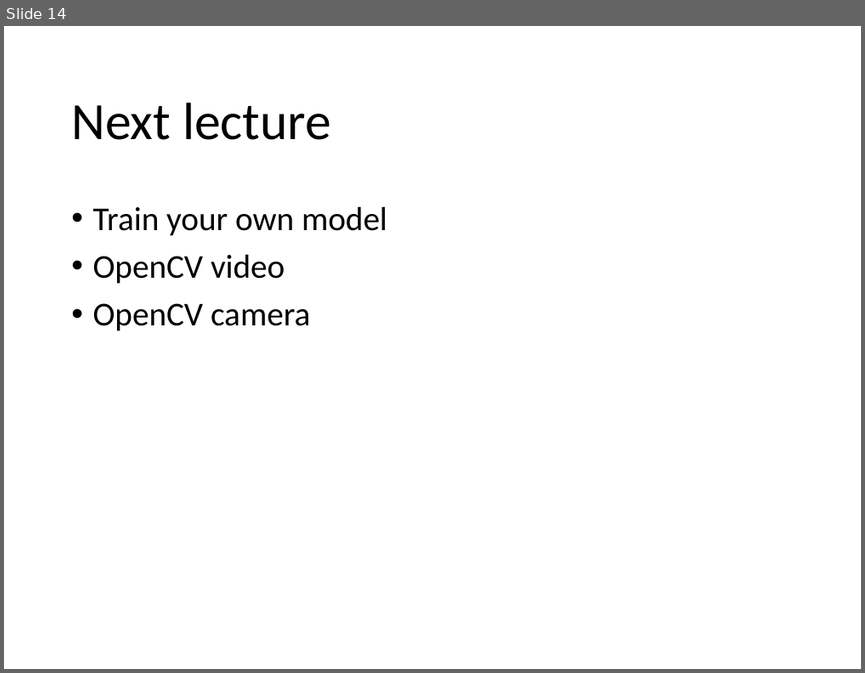
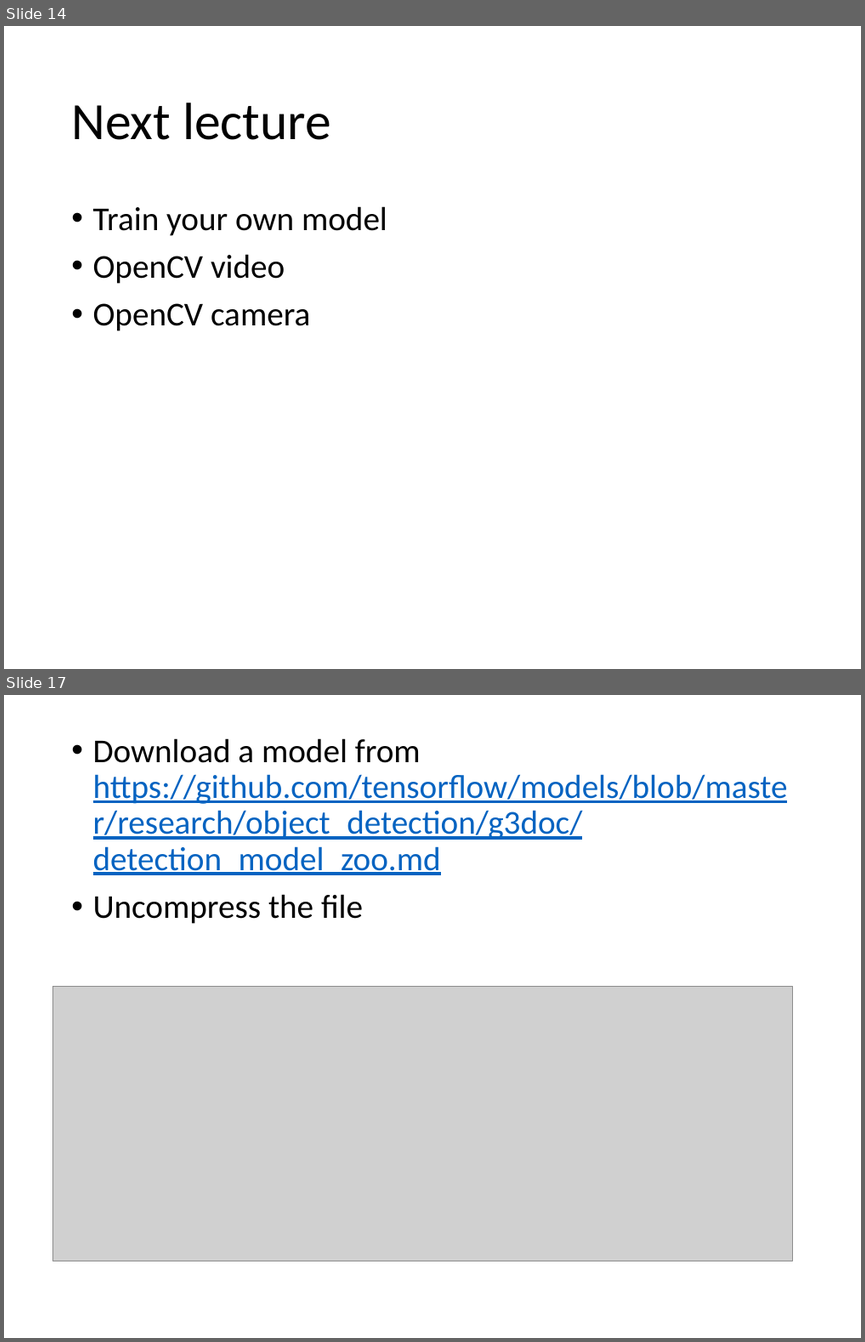
Before and after one commit to YichaoOU/self_driving_car, a slide deck: Tutorial/TensorFlow-Obj-API.pptx. Shown one above the other, each under a label of ours: slide 14 before the commit, slides 14 and 17 after it; the slides between them are not shown. The pictures are 865x673 and 865x1342 pixels, drawn with LibreOffice and Linux fonts; fonts in the diff are those of the drawing; grey boxes stand for pictures. Boxes give left, top, right and bottom in pixels: in the first picture for what was removed or moved away, otherwise in the second. Text is boxed around its words. In the diff, an @@ line names an element or a change of style, - is before the commit and + after.

```diff
--- a/Tutorial/TensorFlow-Obj-API.pptx
+++ b/Tutorial/TensorFlow-Obj-API.pptx
@@ slide 17 added at [4,695,861,1338], background #FFFFFF @@
@@ text added at [93,738,788,924], 28 pt, text #0563C1, underline @@
+• Download a model from https://github.com/tensorflow/models/blob/master/research/object_detection/g3doc/detection_model_zoo.md
+• Uncompress the file
@@ picture added at [52,987,791,1260] @@
```
Also in this commit, not shown: 5 other slides added, 6 slides removed, 26 other files.
